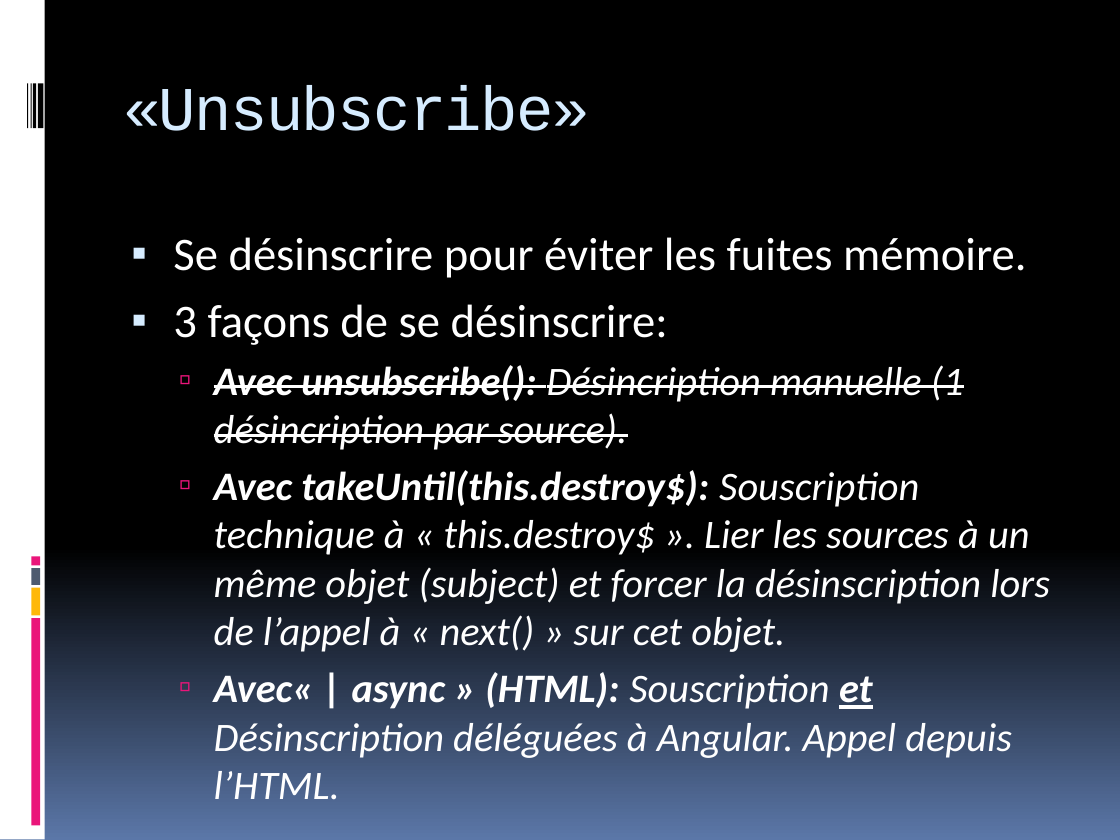
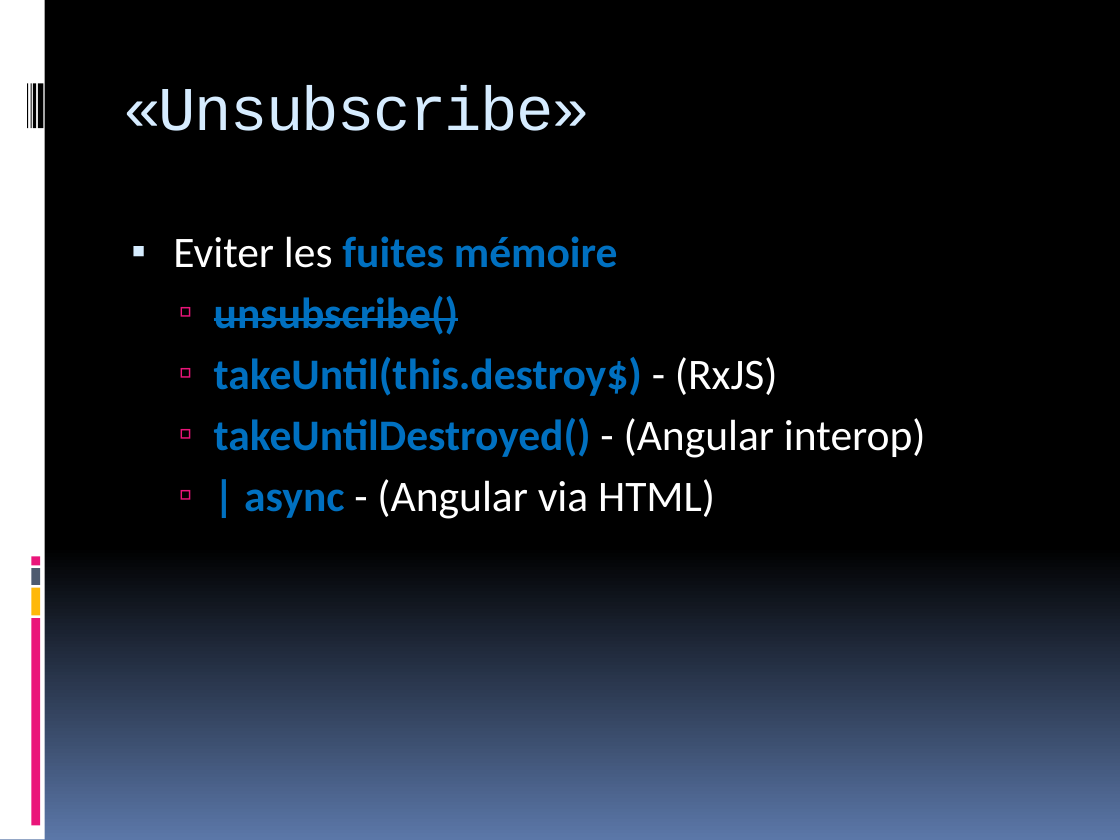
Before and after one commit to plip-plop/rxjsproject, a slide deck: slide 7 of RxJS_MARBLE_ET_OPERATOR.pptx. Drawn at 1120x840 pixels with LibreOffice and Linux fonts; fonts in the diff are those of the drawing. Boxes give left, top, right and bottom in pixels: in the first picture for what was removed or moved away, otherwise in the second. Text is boxed around its words. In the diff, an @@ line names an element or a change of style, - is before the commit and + after.

```diff
--- a/RxJS_MARBLE_ET_OPERATOR.pptx
+++ b/RxJS_MARBLE_ET_OPERATOR.pptx
@@ text at (173,236,926,519): text changed; size 26 to 28 pt; text colour #FFFFFF to #0070C0; bold on; italic off @@
-▪ Se désinscrire pour éviter les fuites mémoire.
-▪ 3 façons de se désinscrire:
-  ▫ Avec unsubscribe(): Désincription manuelle (1 désincription par source).
-  ▫ Avec takeUntil(this.destroy$): Souscription technique à « this.destroy$ ». Lier les sources à un même objet (subject) et forcer la désinscription lors de l’appel à « next() » sur cet objet.
-  ▫ Avec« | async » (HTML): Souscription et Désinscription déléguées à Angular. Appel depuis l’HTML.
+▪ Eviter les fuites mémoire
+  ▫ unsubscribe()
+  ▫ takeUntil(this.destroy$) - (RxJS)
+  ▫ takeUntilDestroyed() - (Angular interop)
+  ▫ | async - (Angular via HTML)
```
Also in this commit, not shown: 12 other slides changed, 1 other file.
